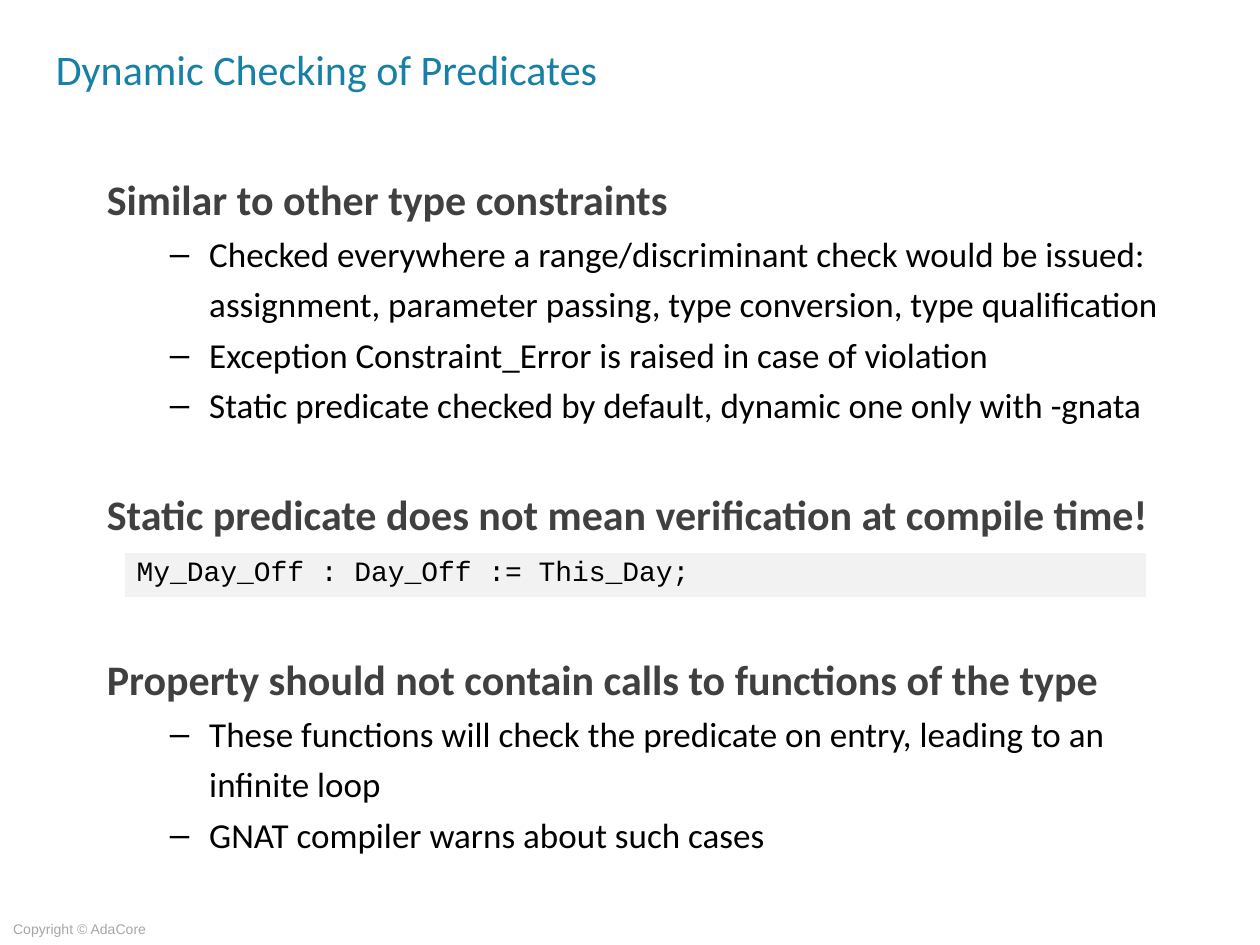
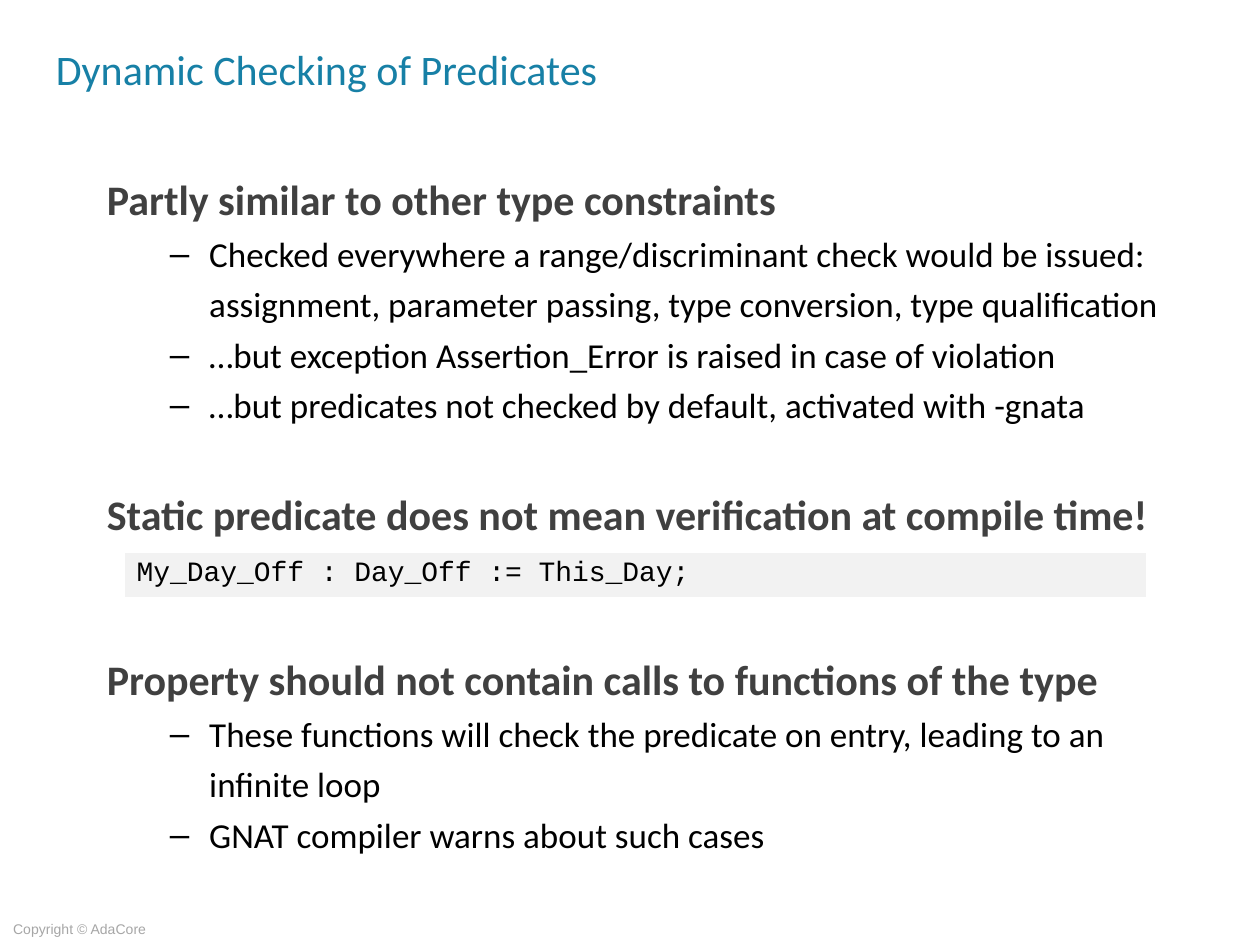
Before and after one commit to AdaCoreU/Courses, a slide deck: slide 6 of lectures/06_SPARK_2014/Type_Contracts.ppt. Drawn at 1260x945 pixels with LibreOffice and Linux fonts; fonts in the diff are those of the drawing; background and template pictures are left out. Boxes give left, top, right and bottom in pixels: in the first picture for what was removed or moved away, otherwise in the second. Text is boxed around its words. In the diff, an @@ line names an element or a change of style, - is before the commit and + after.

```diff
--- a/lectures/06_SPARK_2014/Type_Contracts.ppt
+++ b/lectures/06_SPARK_2014/Type_Contracts.ppt
@@ text at [107,185,776,222]: text changed @@
-Similar to other type constraints
+Partly similar to other type constraints
@@ text at [209,343,1084,424]: text changed @@
-  – Exception Constraint_Error is raised in case of violation
-  – Static predicate checked by default, dynamic one only with -gnata
+  – …but exception Assertion_Error is raised in case of violation
+  – …but predicates not checked by default, activated with -gnata
```
Also in this commit, not shown: 1 other slide changed, 1 other file.
